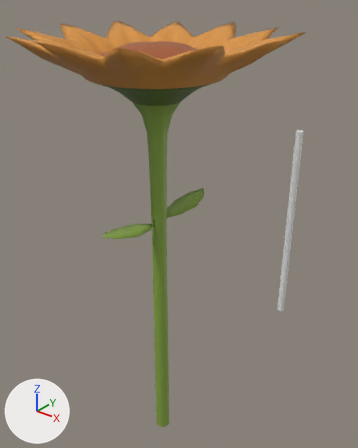
An edit to the Blender file FlourishProject/Assets/Models/Tulip/Blender/Tulip.blend, drawn before and after from the same camera.
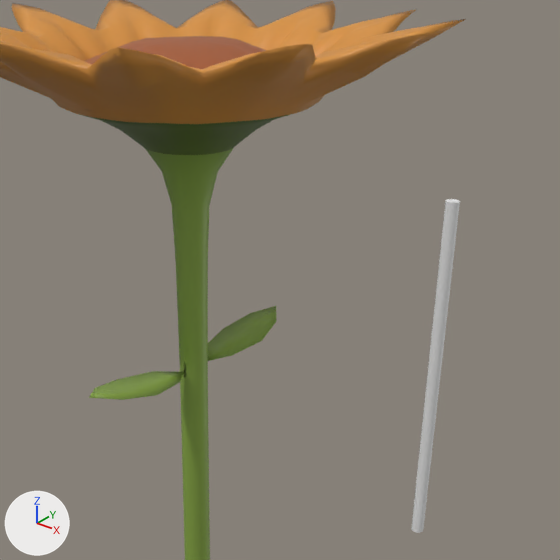
There are two pictures of each version: one whole from a camera (50 mm lens) standing at (16.6, -35.9, 27.5) and looking at (-2.3, -12.3, 12.8), one close up on the part from 15% to 100% of the width and 5% to 73% of the height. Lighting does not change. The marker at lower left points along +X, +Y and +Z.

The first close-up shows 'Cylinder', 'Sunflower'.
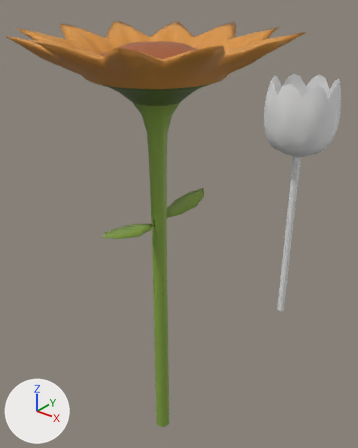
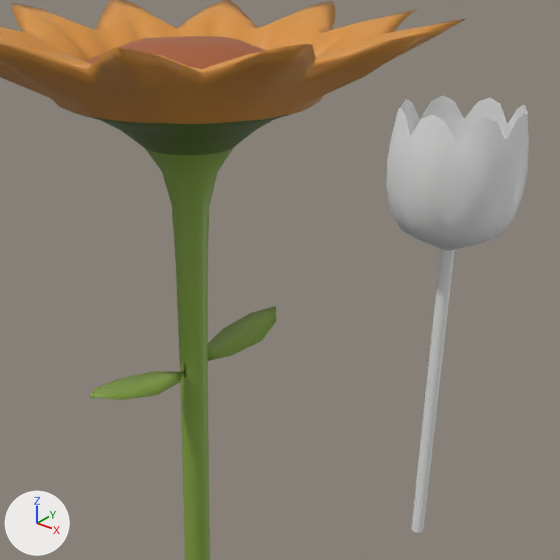
Commit message: Updated tulip.

What differs and where, as boxes [x1, y1, x2, y2] in the close-ups (560 x 560 px):
'Cylinder', reshaped (188% wider, 31% taller): before [411, 199, 460, 533]; after [386, 95, 529, 533]
part 1 of me_cylinder, built on: before [436, 201, 460, 299]; after [386, 95, 529, 299]
part 2 of me_cylinder, shading changed: before [446, 199, 460, 203]

The change, as a diff of the scene's bpy script:
```diff
--- a/FlourishProject/Assets/Models/Tulip/Blender/Tulip.blend.py
+++ b/FlourishProject/Assets/Models/Tulip/Blender/Tulip.blend.py
@@ me_cylinder @@
 # used by ob_cylinder; location = (0.0, 0.0, 0.0)
-me_cylinder.from_pydata(...)  # 64 vertices, 34 faces; spans x -0.3..0.3, y -0.3..0.3, z 0.0..17.0
+me_cylinder.from_pydata(...)  # 384 vertices, 354 faces; spans x -2.9..2.9, y -2.9..2.9, z 0.0..21.0
+# me_cylinder part 1: 32 vertices moved from x -0.3..0.3, y -0.3..0.3, z 17.0 to x -0.1..0.1, y -0.1..0.1, z 16.7; 320 vertices added at x -2.9..2.9, y -2.9..2.9, z 14.9..21.0
+# me_cylinder part 2: 2 kept faces spanning x -0.3..0.3, y -0.3..0.3, z 0.0..16.7 are now shaded smooth
```
